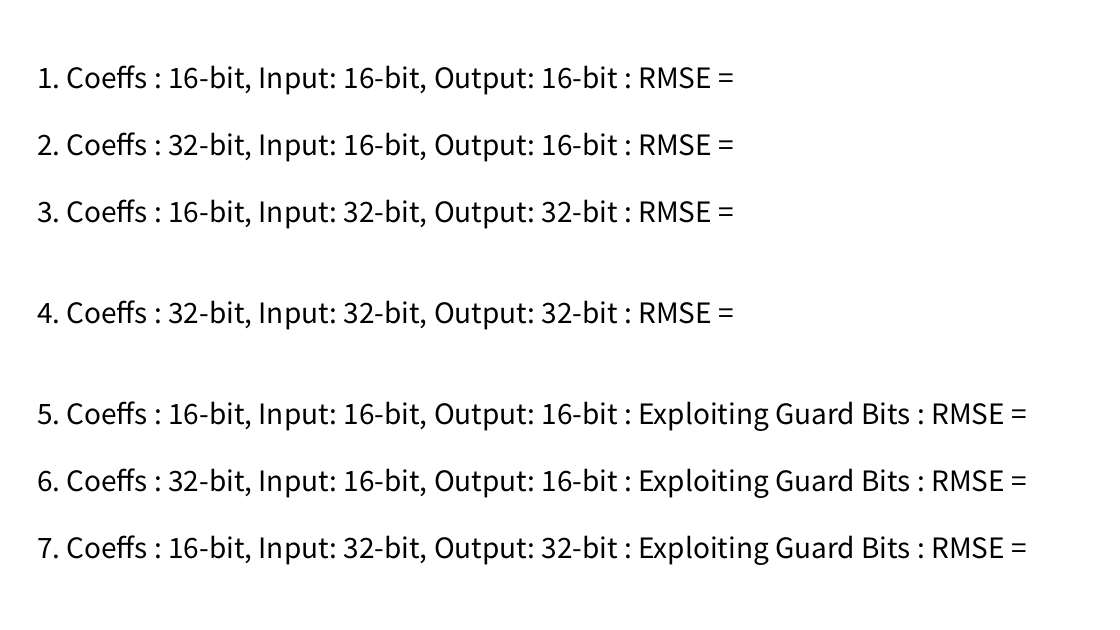
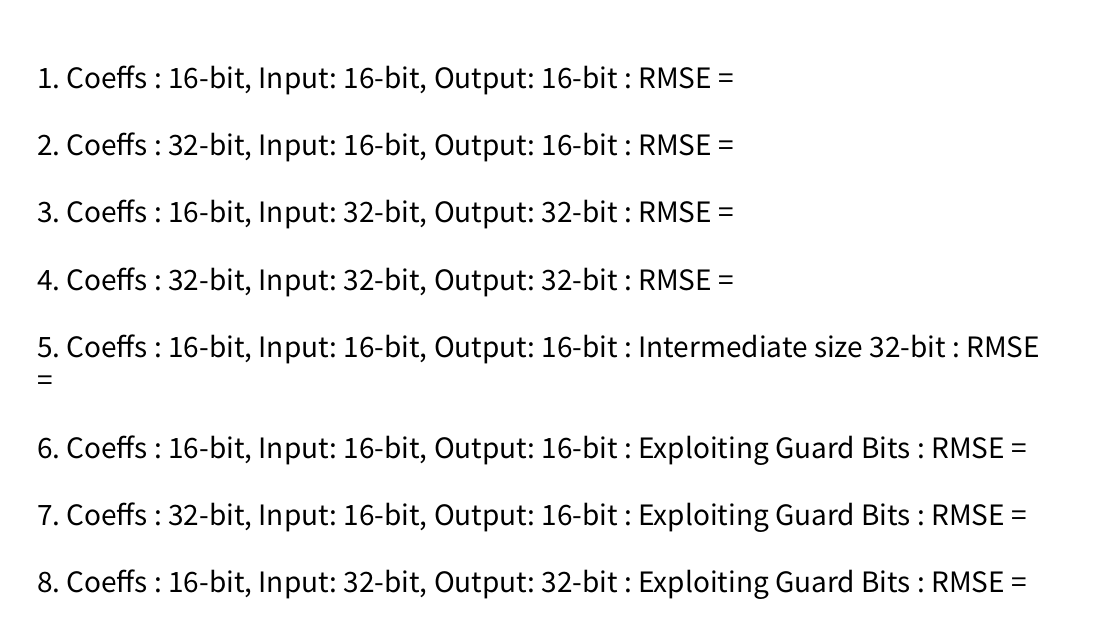
Before and after one commit to chbsaikiran/CBIT-DSP-SEMINAR-RELATED, a slide deck: slide 64 of Slides/From Theory to Code_ Fixed-Point FIR Filter Design and Speech Quality Evaluation.pptx. Drawn at 1120x630 pixels with LibreOffice and Linux fonts; fonts in the diff are those of the drawing. Boxes give left, top, right and bottom in pixels: in the first picture for what was removed or moved away, otherwise in the second. Text is boxed around its words. In the diff, an @@ line names an element or a change of style, - is before the commit and + after.

Commit message:
updating slides for session 1

```diff
--- a/Slides/From Theory to Code_ Fixed-Point FIR Filter Design and Speech Quality Evaluation.pptx
+++ b/Slides/From Theory to Code_ Fixed-Point FIR Filter Design and Speech Quality Evaluation.pptx
@@ text at box(37, 334, 1040, 599): text changed @@
-5. Coeffs : 16-bit, Input: 16-bit, Output: 16-bit : Exploiting Guard Bits : RMSE =
-6. Coeffs : 32-bit, Input: 16-bit, Output: 16-bit : Exploiting Guard Bits : RMSE =
-7. Coeffs : 16-bit, Input: 32-bit, Output: 32-bit : Exploiting Guard Bits : RMSE =
+5. Coeffs : 16-bit, Input: 16-bit, Output: 16-bit : Intermediate size 32-bit : RMSE =
+6. Coeffs : 16-bit, Input: 16-bit, Output: 16-bit : Exploiting Guard Bits : RMSE =
+7. Coeffs : 32-bit, Input: 16-bit, Output: 16-bit : Exploiting Guard Bits : RMSE =
+8. Coeffs : 16-bit, Input: 32-bit, Output: 32-bit : Exploiting Guard Bits : RMSE =
```
